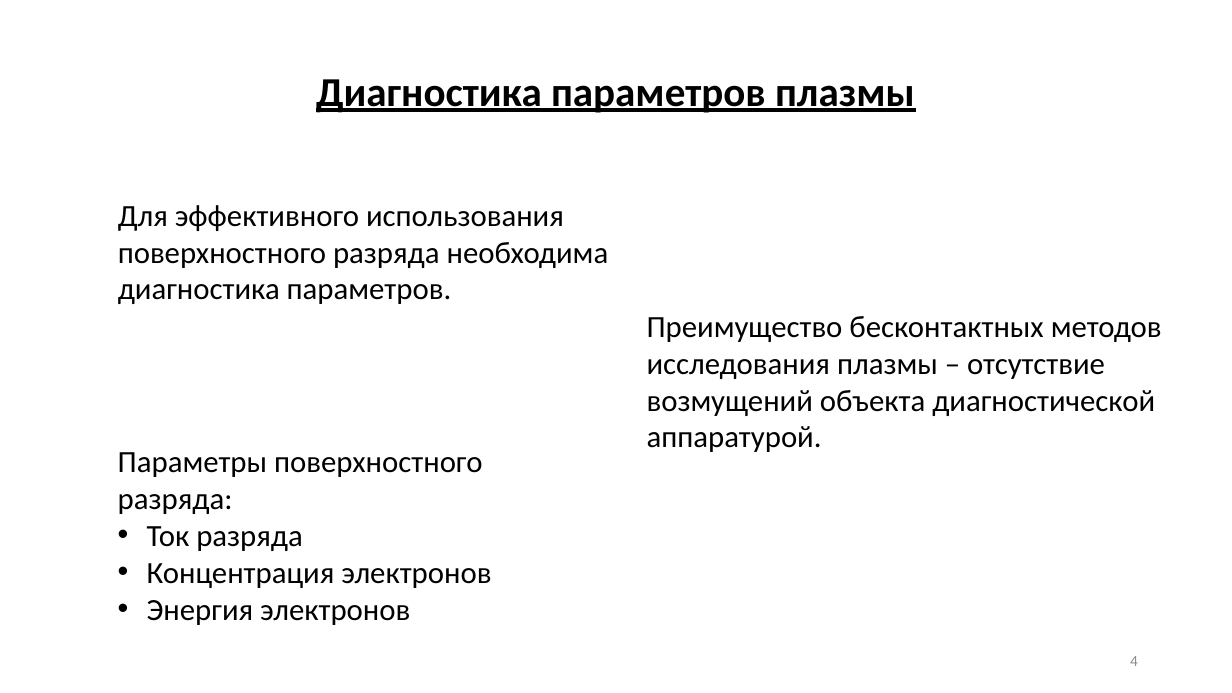
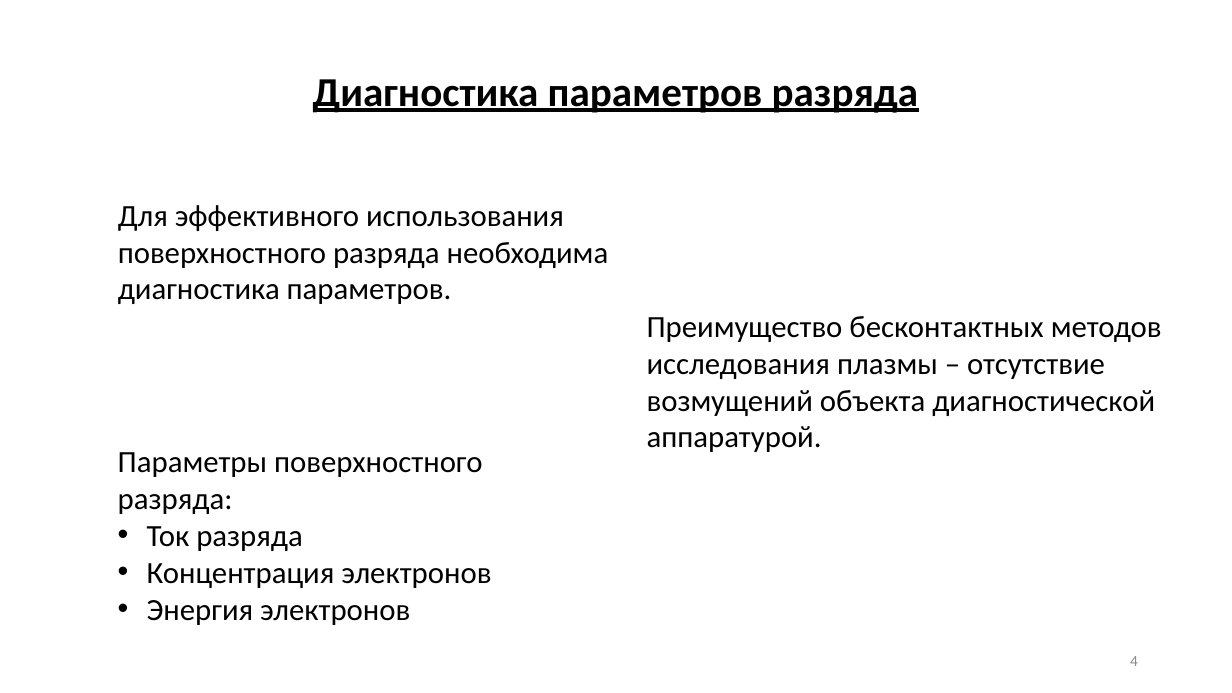
Before and after one commit to ulanich/msu, a slide deck: slide 4 of конференция/конференция.pptx. Drawn at 1232x693 pixels with LibreOffice and Linux fonts; fonts in the diff are those of the drawing. Boxes give left, top, right and bottom in pixels: in the first picture for what was removed or moved away, otherwise in the second. Text is boxed around its words. In the diff, an @@ line names an element or a change of style, - is before the commit and + after.

```diff
--- a/конференция/конференция.pptx
+++ b/конференция/конференция.pptx
@@ text at [313, 79, 918, 113]: text changed @@
-Диагностика параметров плазмы
+Диагностика параметров разряда
```
Also in this commit, not shown: 1 other slide changed, 1 other file.
